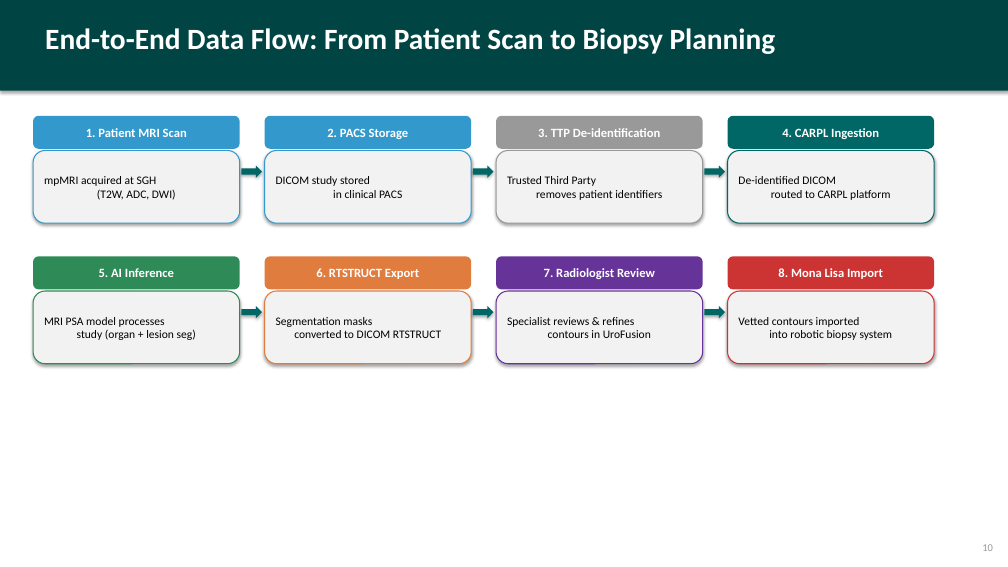
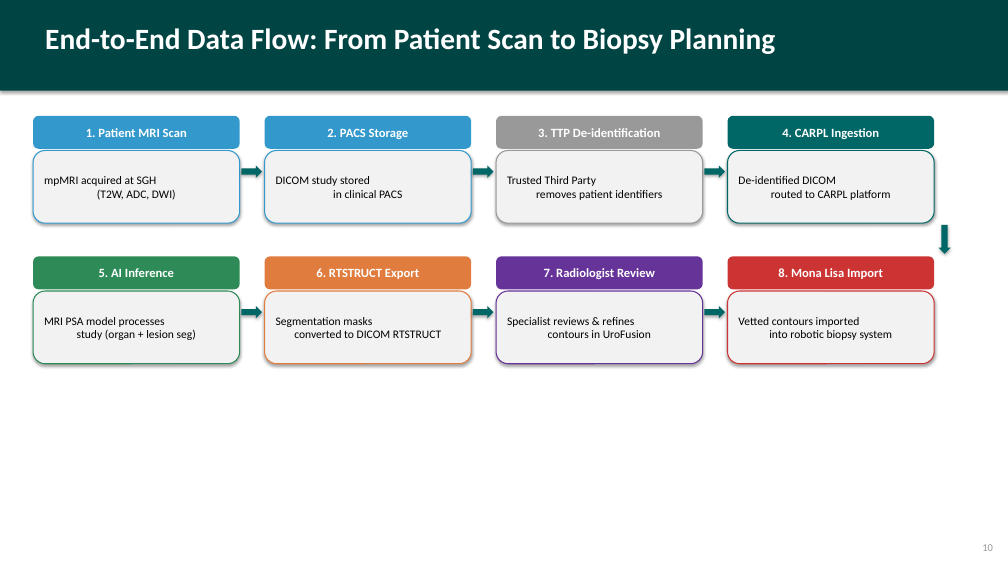
Before and after one commit to codemugger/prostate-mri-lesion-seg, a slide deck: slide 10 of rsna claims/CARPL Architecture & Deployment Deep-Dive.pptx. Drawn at 1008x567 pixels with LibreOffice and Linux fonts; fonts in the diff are those of the drawing. Boxes give left, top, right and bottom in pixels: in the first picture for what was removed or moved away, otherwise in the second. Text is boxed around its words. In the diff, an @@ line names an element or a change of style, - is before the commit and + after.

```diff
--- a/rsna claims/CARPL Architecture & Deployment Deep-Dive.pptx
+++ b/rsna claims/CARPL Architecture & Deployment Deep-Dive.pptx
@@ down arrow added at (938, 225, 951, 253), fill #006666 @@
```
Also in this commit, not shown: 39 other files.
